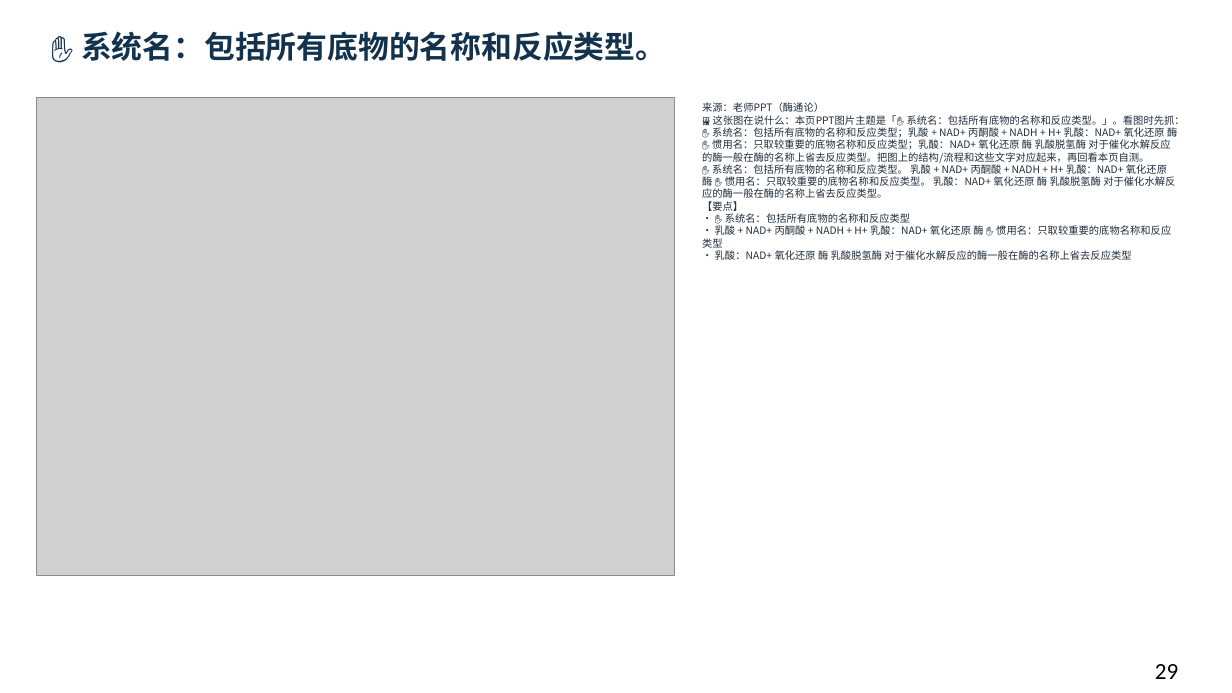
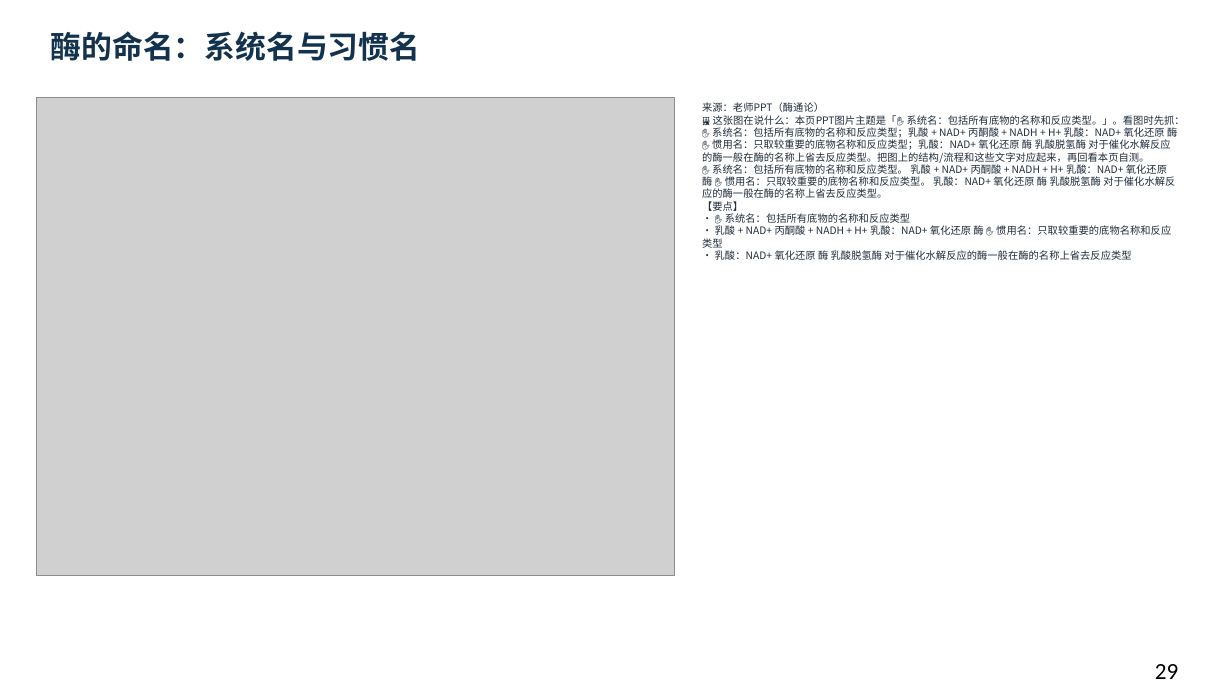
Before and after one commit to newkan-li/Biochemistry, a slide deck: slide 29 of downloads/bc06-ai-style.pptx. Drawn at 1232x693 pixels with LibreOffice and Linux fonts; fonts in the diff are those of the drawing; grey boxes stand for pictures. Boxes give left, top, right and bottom in pixels: in the first picture for what was removed or moved away, otherwise in the second. Text is boxed around its words. In the diff, an @@ line names an element or a change of style, - is before the commit and + after.

```diff
--- a/downloads/bc06-ai-style.pptx
+++ b/downloads/bc06-ai-style.pptx
@@ text at bbox=[51, 31, 421, 61]: text changed @@
-✋ 系统名：包括所有底物的名称和反应类型。
+酶的命名：系统名与习惯名
```
Also in this commit, not shown: 11 other slides changed, 6 slides added, 6 other files.
